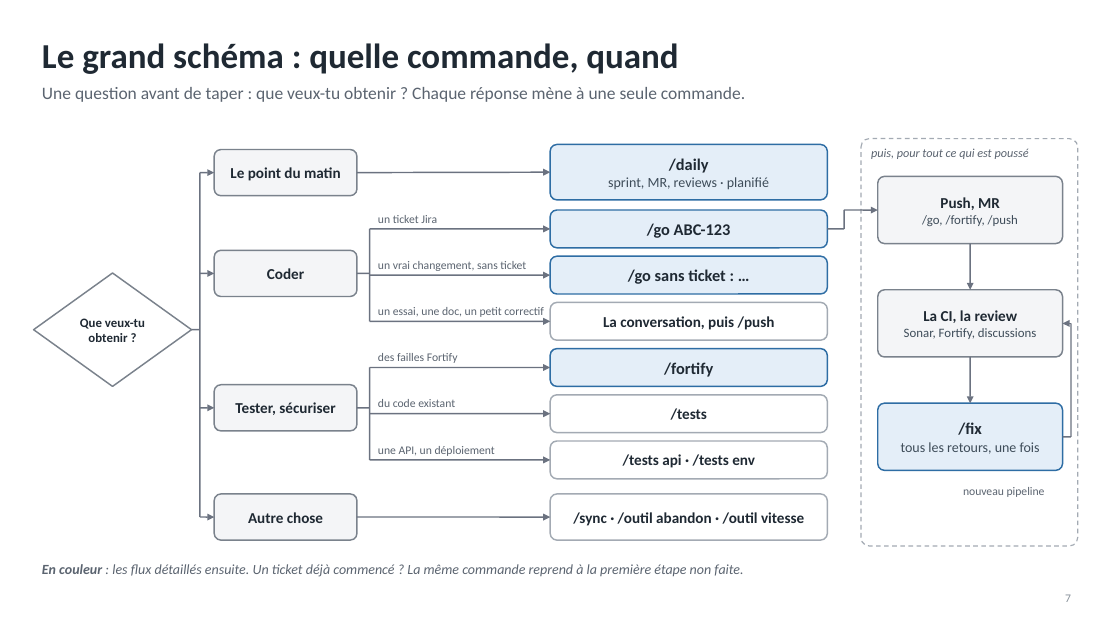
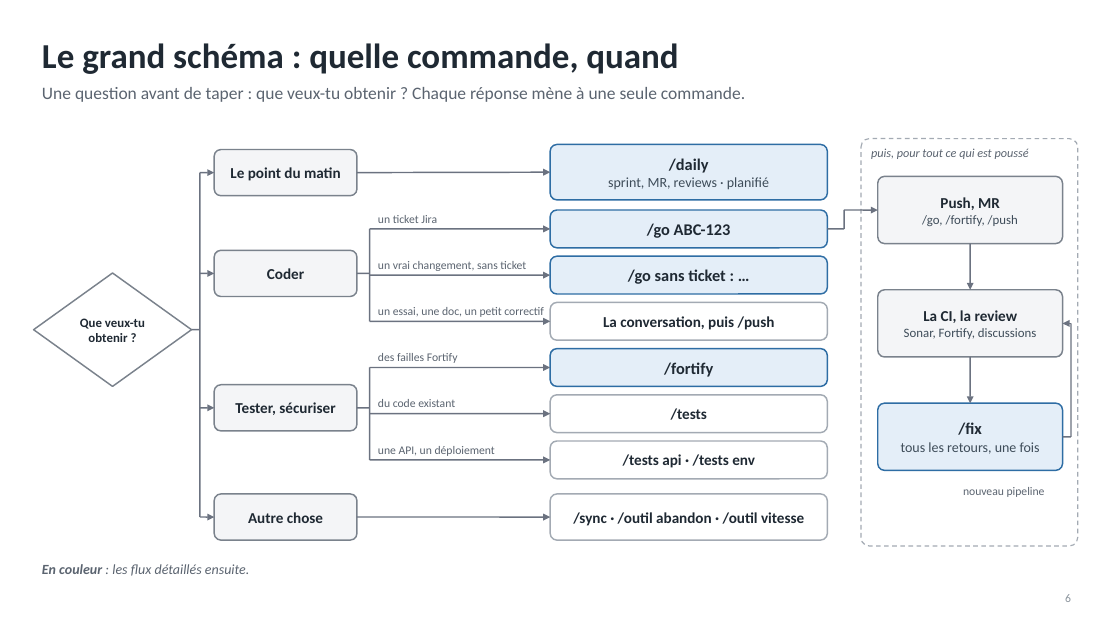
Before and after one commit to RabieDerouiche/OpenRDCode, a slide deck: slide 6 of opencode-v2/docs/presentation-tech-leads.pptx (slide 7 before the commit). Drawn at 1120x630 pixels with LibreOffice and Linux fonts; fonts in the diff are those of the drawing. Boxes give left, top, right and bottom in pixels: in the first picture for what was removed or moved away, otherwise in the second. Text is boxed around its words. In the diff, an @@ line names an element or a change of style, - is before the commit and + after.

```diff
--- a/opencode-v2/docs/presentation-tech-leads.pptx
+++ b/opencode-v2/docs/presentation-tech-leads.pptx
@@ text at [42,564,249,576]: text changed @@
-En couleur : les flux détaillés ensuite. Un ticket déjà commencé ? La même commande reprend à la première étape non faite.
+En couleur : les flux détaillés ensuite.
@@ page number at [1065,594,1071,602]: text changed @@
-7
+6
```
Also in this commit, not shown: 8 other slides changed, 4 slides added, 6 slides removed, 3 other files.
